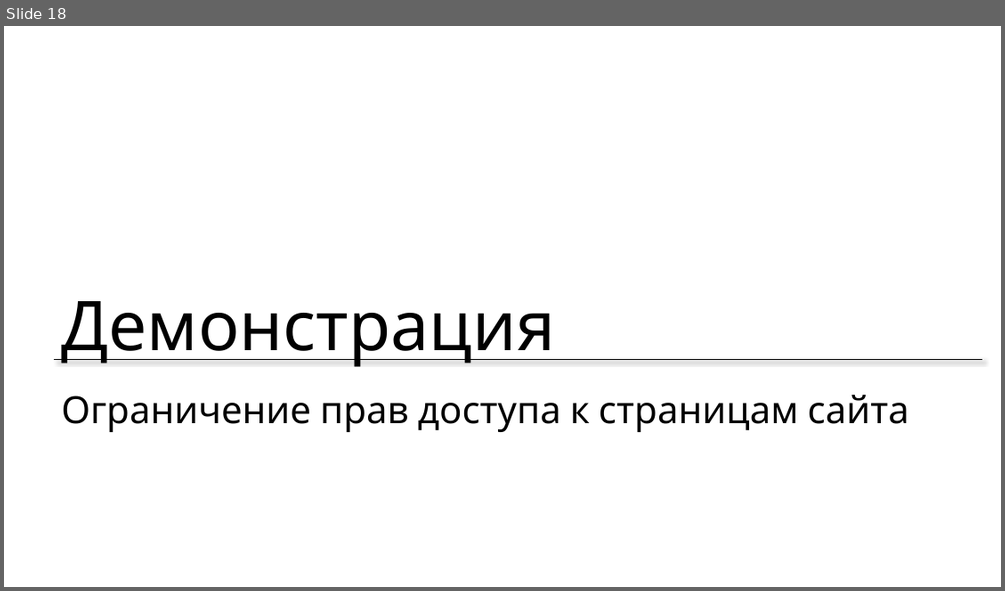
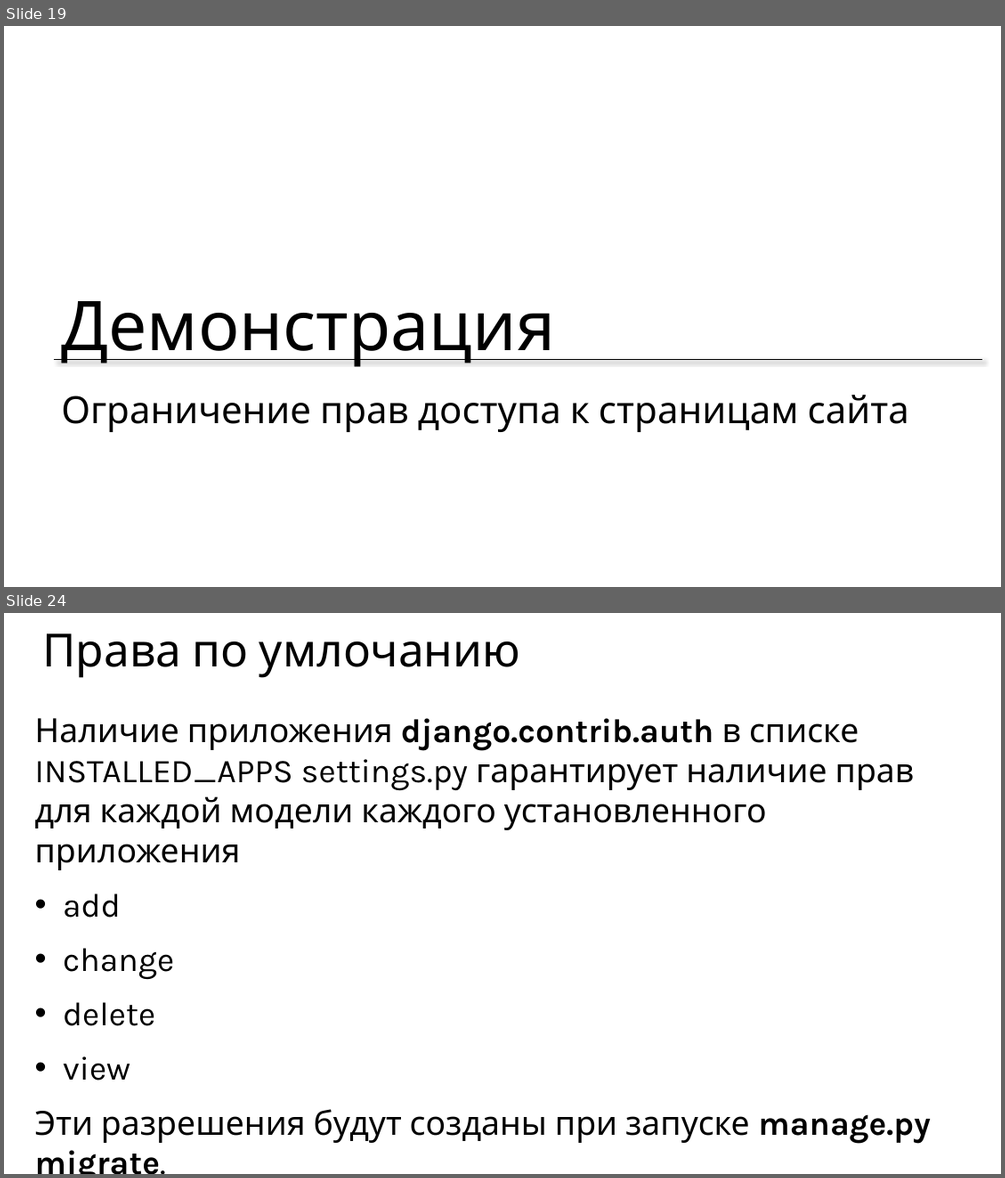
Before and after one commit to maxchv/LearnPython, a slide deck: week14/auth.pptx. Shown one above the other, each under a label of ours: slide 18 before the commit, slides 19 and 24 after it; the slides between them are not shown. The pictures are 1005x591 and 1005x1178 pixels, drawn with LibreOffice and Linux fonts; fonts in the diff are those of the drawing. Boxes give left, top, right and bottom in pixels: in the first picture for what was removed or moved away, otherwise in the second. Text is boxed around its words. In the diff, an @@ line names an element or a change of style, - is before the commit and + after.

```diff
--- a/week14/auth.pptx
+++ b/week14/auth.pptx
@@ slide 24 added at [4,613,1001,1174], background #FFFFFF @@
@@ title added at [42,633,521,678], 44 pt, text #000000 @@
+Права по умлочанию
@@ text added at [35,718,930,1143], 32 pt, text #000000 @@
+Наличие приложения django.contrib.auth в списке INSTALLED_APPS settings.py гарантирует наличие прав для каждой модели каждого установленного приложения
+• add
+• change
+• delete
+• view
+Эти разрешения будут созданы при запуске manage.py migrate.
@@ what was slide 18 is now slide 19 @@
```
Also in this commit, not shown: 2 slides changed, 11 other slides added, 12 slides removed, 39 other files.
